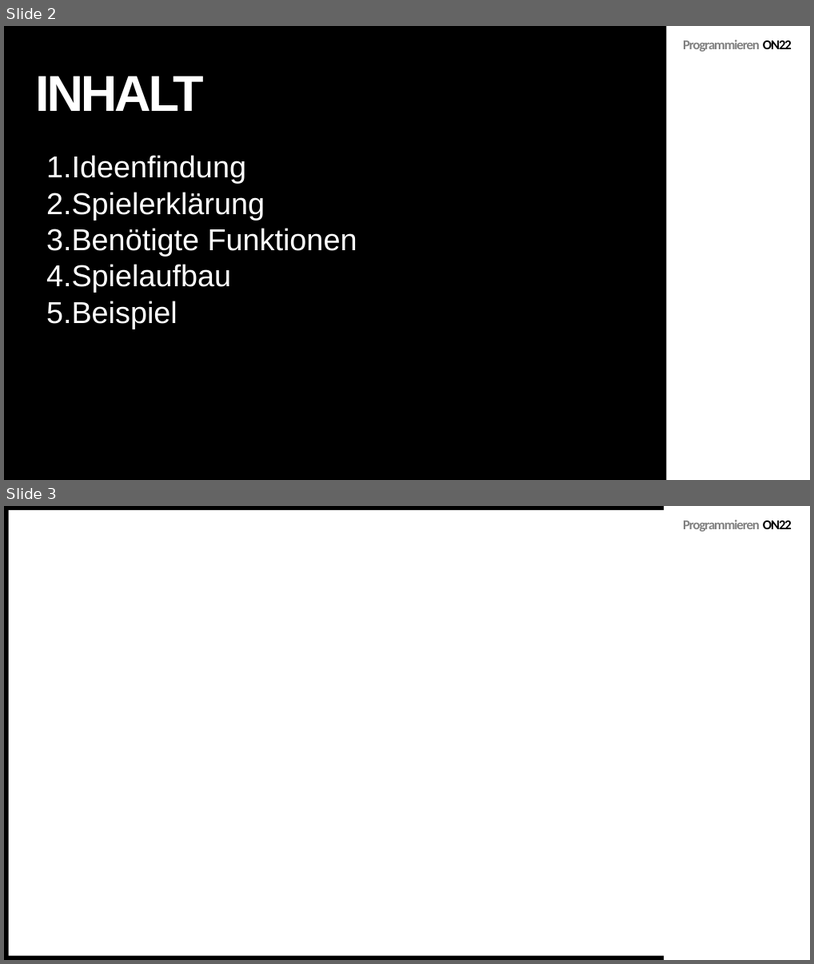
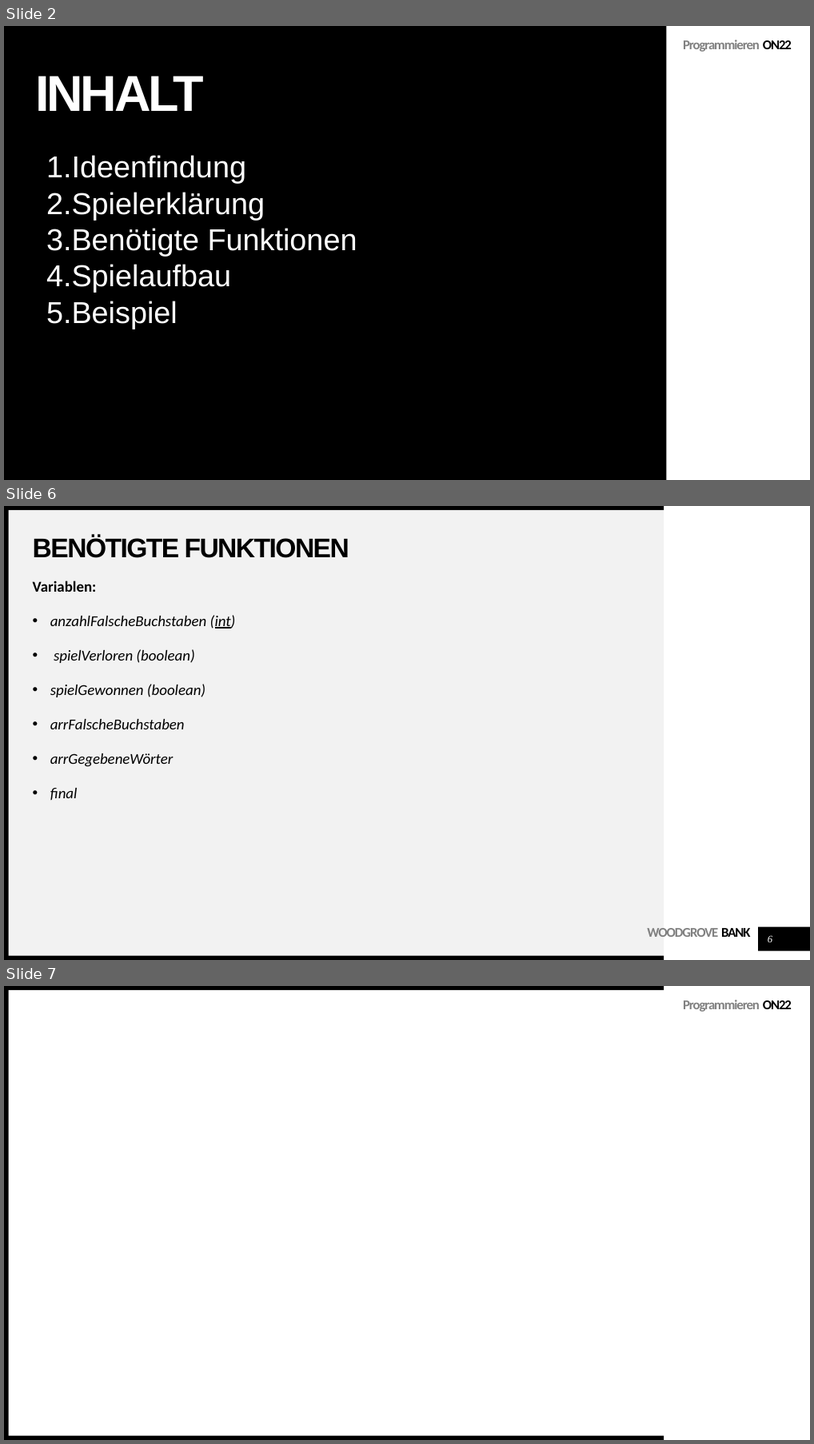
Before and after one commit to muellerValentin/programmierenON22, a slide deck: Präsentation Programmieren Galgenmännchen.pptx. Shown one above the other, each under a label of ours: slides 2 and 3 before the commit, slides 2, 6 and 7 after it; the slides between them are not shown. The pictures are 814x964 and 814x1444 pixels, drawn with LibreOffice and Linux fonts; fonts in the diff are those of the drawing. Boxes give left, top, right and bottom in pixels: in the first picture for what was removed or moved away, otherwise in the second. Text is boxed around its words. In the diff, an @@ line names an element or a change of style, - is before the commit and + after.

Commit message:
Präsentation
Benötigte Funktionen

```diff
--- a/Präsentation Programmieren Galgenmännchen.pptx
+++ b/Präsentation Programmieren Galgenmännchen.pptx
@@ slide 6 added at <box>4,506,810,960</box>, background #FFFFFF; not listed: 3 template elements that a slide beside it also shows @@
@@ rectangle added at <box>9,510,665,956</box>, fill #F2F2F2 @@
@@ title added at <box>33,536,350,558</box>, 32 pt, text #000000, bold @@
+BENÖTIGTE FUNKTIONEN
@@ text added at <box>33,580,236,800</box>, 18 pt, text #000000, italic @@
+Variablen:
+• anzahlFalscheBuchstaben (int)
+• spielVerloren (boolean)
+• spielGewonnen (boolean)
+• arrFalscheBuchstaben
+• arrGegebeneWörter
+• final
@@ text added at <box>647,928,750,936</box>, 16 pt, text #808080, bold @@
+WOODGROVE BANK
@@ rectangle added at <box>759,927,810,951</box>, fill #000000 @@
@@ page number added at <box>768,935,773,942</box>, 12 pt, text #FFFFFF, italic @@
+6
@@ what was slide 3 is now slide 7 @@
```
Also in this commit, not shown: 3 other slides added.
